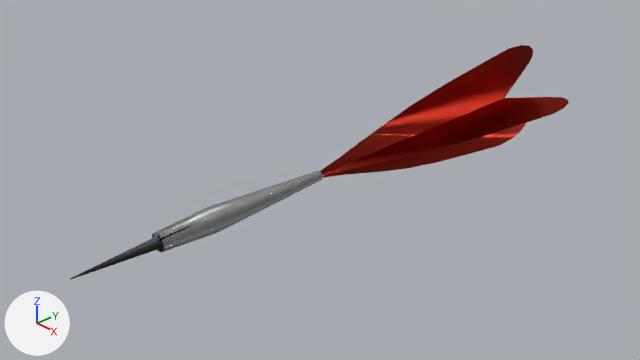
What one commit did to the Blender file Blender/environment/DartPfeil.blend.
The view is the same before and after, from the file's camera 'Camera'. Arrows for +X, +Y and +Z are at lower left; the lights stay in place.

Names of what the first picture shows: 'Zylinder'.
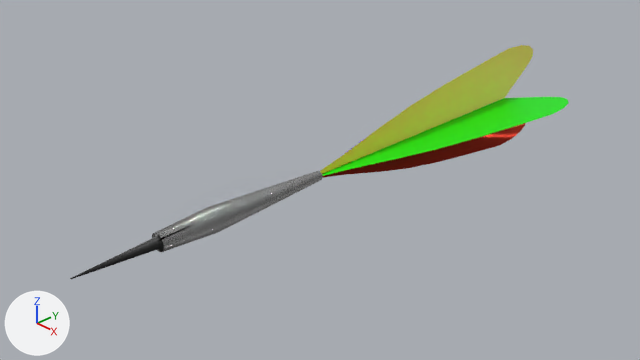
Diff of the bpy script that builds the scene:
```diff
--- a/Blender/environment/DartPfeil.blend.py
+++ b/Blender/environment/DartPfeil.blend.py
@@ mat_dartplastik4 @@
+mat_dartplastik4 = principled_material('dartPlastik4')
+mat_dartplastik4.base_color = (0.22, 0.0, 0.801)  # purple #8100e7
@@ mat_dartplastik3 @@
+mat_dartplastik3 = principled_material('dartPlastik3')
+mat_dartplastik3.base_color = (0.00629, 0.8, 0.0)  # green #13e700
@@ mat_dartplastik2 @@
+mat_dartplastik2 = principled_material('dartPlastik2')
+mat_dartplastik2.base_color = (0.8, 0.685, 0.0)  # yellow #e7d800
@@ me_zylinder @@
 me_zylinder.from_pydata(...)  # 280 vertices, 206 faces; spans x -6.5..6.5, y -25.9..33.8, z -1.5..1.5
 # used by ob_zylinder; location = (0.0, 0.0, 0.0); scale = (0.135, 0.135, -0.516)
+# me_zylinder part 1: all 3 faces centred in x -0.1..0.0, y 1.5..24.4, z -1.0..-0.1 switch from mat_dartplastik to mat_dartplastik2 (yellow #e7d800)
+# me_zylinder part 2: all 3 faces centred in x 0.4..4.0, y 1.5..24.4, z 0.0 switch from mat_dartplastik to mat_dartplastik3 (green #13e700)
 me_zylinder.materials.append(mat_dartmetall)
 me_zylinder.materials.append(mat_dartspitze)
+me_zylinder.materials.append(mat_dartplastik4)  # purple #8100e7
```

Changed parts and their boxes [x1, y1, x2, y2] in the pictures (640 x 360 px):
part 1 of me_zylinder, recoloured
    both: [320, 45, 533, 173]
part 2 of me_zylinder, recoloured
    both: [322, 97, 569, 176]
